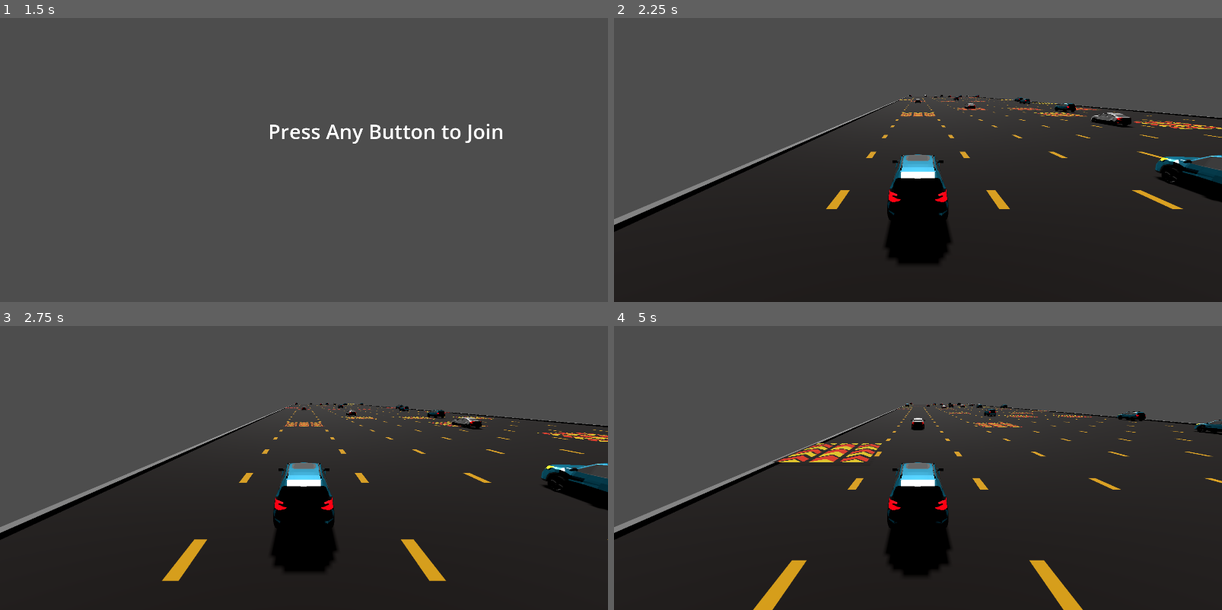
Above: before the commit, frames 1-4 (two rows, left to right).
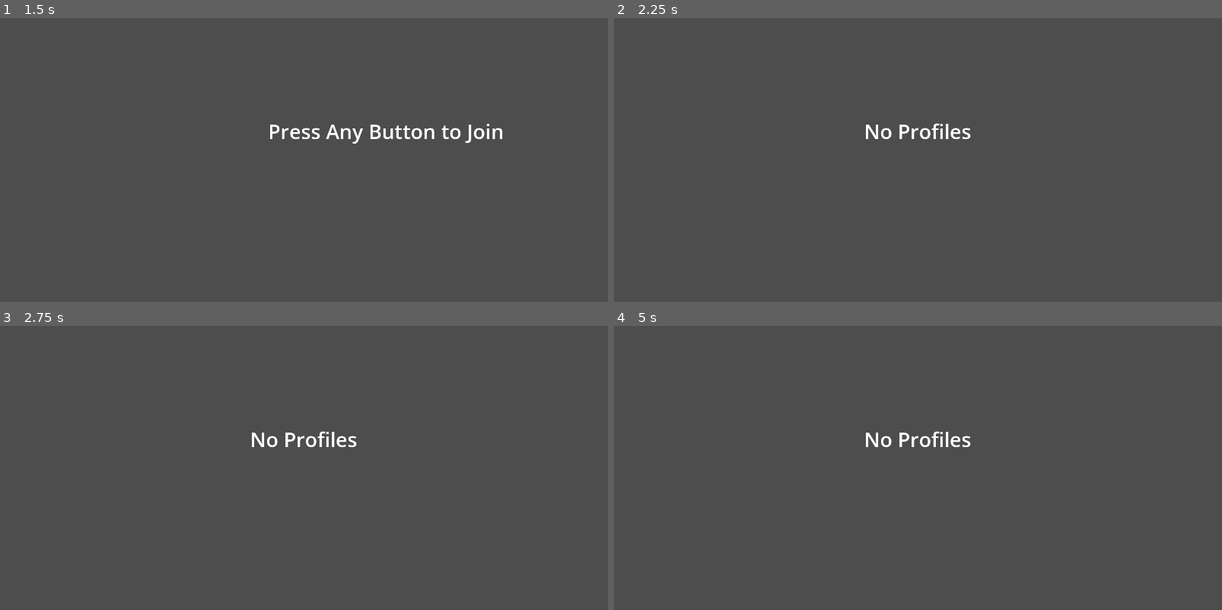
Above: after the commit, the same moments.

Repository: ethanbaedke/Race-Down-Roosevelt
Game: Godot game, scene res://game_manager.tscn
The game is run twice, just before and just after one commit, with the same random seed, the same clock (stepped at 60 frames per second) and the same inputs.
Inputs (mouse positions are in pixels of both pictures, inside the frame that each line leads up to):
- Up to frame 1 (1.5 s): click "Single Race" at 0.5 s; click "1 Player" at 1.25 s
- Up to frame 2 (2.25 s): tap Enter at 2 s; move the mouse to (1051, 114) at 2.02 s; hold D from 2.03 s (still down); tap C at 2.1 s; click (1051, 114) at 2.17 s
- Up to frame 3 (2.75 s): keep holding D
- Up to frame 4 (5 s): move the mouse to (796, 456) at 2.77 s; release D at 2.78 s; hold A 2.78-3.53 s; tap X at 2.85, 4.35 s; move the mouse to (978, 362) at 3.52 s; hold D from 3.53 s (still down); tap C at 3.6 s; move the mouse to (887, 507) at 4.27 s; click (887, 507) at 4.42 s

Frame 1 is identical in both runs. In frame 2, 58% of the frame differs, in the area x 0-100%, y 27-100%; in frame 3, 58%; in frame 4, 58%.
Error after the commit: Out of bounds get index '0' (on base: 'Array[Profile]') (res://user_controls/profile_selector.gd:154)

Commit message:
Saving profiles to machine and added profile selection to starting a race.

Diff:
--- a/race-down-roosevelt/autoloads/globals.gd
+++ b/race-down-roosevelt/autoloads/globals.gd
@@ -1,4 +1,6 @@
 extends Node
+
+const SAVE_DATA_PATH:String = "user://save_data.res"
 
 const AI_RACER_NAMES:Array[String] = [
 	"Turbo Tim",
--- a/race-down-roosevelt/game_manager.gd
+++ b/race-down-roosevelt/game_manager.gd
@@ -10,7 +10,15 @@
 
 func _ready() -> void:
 
+	# Try and load save data.
+	var save_data:SaveData = null
+	if (ResourceLoader.exists(Globals.SAVE_DATA_PATH)):
+		save_data = ResourceLoader.load(Globals.SAVE_DATA_PATH)
+	else:
+		save_data = SaveData.new()
+
 	_game_state = GameState.new()
+	_game_state.save_data = save_data
 
 	while (true):
 		# Create the menu manager.
--- a/race-down-roosevelt/game_state.gd
+++ b/race-down-roosevelt/game_state.gd
@@ -1,8 +1,9 @@
 class_name GameState extends Resource
+
+@export var save_data:SaveData = null
 
 @export var num_players:int = 0
 @export var racer_objects:Array[RacerObject] = []
 @export var include_ai_racers:bool = true
 
-@export var profiles:Array[Profile] = []
 @export var profile_to_edit:Profile = null
--- a/race-down-roosevelt/menus/edit_profile.gd
+++ b/race-down-roosevelt/menus/edit_profile.gd
@@ -82,8 +82,9 @@
 	_loaded_profile.copy_profile(_profile_copy)
 
 	# If this profile is new, it won't yet exist in our games profile list. Add it.
-	if (game_state.profiles.find(_loaded_profile) == -1):
-		game_state.profiles.append(_loaded_profile)
+	if (game_state.save_data.profiles.find(_loaded_profile) == -1):
+		game_state.save_data.profiles.append(_loaded_profile)
+		game_state.save_data.save()
 
 	_go_back()
 
--- a/race-down-roosevelt/menus/manage_profiles.gd
+++ b/race-down-roosevelt/menus/manage_profiles.gd
@@ -13,8 +13,8 @@
 
 func _update_profile_option_disabled_states() -> void:
 
-	_edit_profile_button.disabled = game_state.profiles.size() == 0
-	_delete_profile_button.disabled = game_state.profiles.size() == 0
+	_edit_profile_button.disabled = game_state.save_data.profiles.size() == 0
+	_delete_profile_button.disabled = game_state.save_data.profiles.size() == 0
 
 func _on_add_new_button_pressed() -> void:
 
@@ -32,12 +32,13 @@
 
 func _on_delete_profile_button_pressed() -> void:
 
-	var profile_ind:int = game_state.profiles.find(_profile_selector.get_selected_profile())
+	var profile_ind:int = game_state.save_data.profiles.find(_profile_selector.get_selected_profile())
 	if (profile_ind == -1):
 		RdrLogger.error(self, "Could not find profile to delete.")
 		return
-	game_state.profiles.remove_at(profile_ind)
-	_profile_selector.set_profiles(game_state.profiles)
+	game_state.save_data.profiles.remove_at(profile_ind)
+	game_state.save_data.save()
+	_profile_selector.set_profiles(game_state.save_data.profiles)
 	_update_profile_option_disabled_states()
 
 func _ready() -> void:
@@ -50,7 +51,7 @@
 	_add_new_button.pressed.connect(_on_add_new_button_pressed)
 
 	_profile_selector.profile_selected.connect(_on_profile_selector_profile_selected)
-	_profile_selector.set_profiles(game_state.profiles, game_state.profile_to_edit)
+	_profile_selector.set_profiles(game_state.save_data.profiles, game_state.profile_to_edit)
 
 	_edit_profile_button.pressed.connect(_on_edit_profile_button_pressed)
 	_delete_profile_button.pressed.connect(_on_delete_profile_button_pressed)
--- a/race-down-roosevelt/menus/menu_manager.gd
+++ b/race-down-roosevelt/menus/menu_manager.gd
@@ -153,6 +153,7 @@
 		RdrLogger.fatal(self, _setup_vehicle_selection.get_method() + " could not create the vehicle selection scene.")
 		return
 
+	_vehicle_selection.set_game_state(game_state)
 	# TODO: Make "back requested" an interface between all menus
 	_vehicle_selection.back_requested.connect(_on_vehicle_selection_back_requested)
 	_vehicle_selection.all_players_ready.connect(_on_vehicle_selection_all_players_ready)
--- a/race-down-roosevelt/menus/vehicle_selection.gd
+++ b/race-down-roosevelt/menus/vehicle_selection.gd
@@ -5,6 +5,14 @@
 signal all_players_ready(racer_objects:Array[RacerObject])
 
 @export var _panels:Array[VehicleSelectionPanel] = []
+
+var _game_state:GameState = null
+
+func set_game_state(game_state:GameState) -> void:
+
+	_game_state = game_state
+	for panel:VehicleSelectionPanel in _panels:
+		panel.game_state = game_state
 
 func _on_player_ready() -> void:
 
--- a/race-down-roosevelt/menus/vehicle_selection_panel.gd
+++ b/race-down-roosevelt/menus/vehicle_selection_panel.gd
@@ -7,6 +7,7 @@
 
 enum PanelState {
 	WAITING_FOR_DEVICE,
+	PROFILE_SELECTION,
 	VEHICLE_SELECTION,
 	READY
 }
@@ -17,9 +18,13 @@
 @onready var _vehicle_model_camera:Camera3D = $VehicleModelViewport/SubViewport/VehicleModelCamera
 
 @onready var _waiting_for_device_ui:Control = $WaitingForDevice
+@onready var _profile_selection_ui:Control = $ProfileSelection
+@onready var _profile_selector:ProfileSelector = $ProfileSelection/ProfileSelector
 @onready var _vehicle_selection_ui:Control = $VehicleSelection
 @onready var _ready_ui:Control = $Ready
 
+var game_state:GameState = null
+
 var state:PanelState = PanelState.WAITING_FOR_DEVICE
 var racer:RacerObject = RacerObject.new()
 
@@ -35,6 +40,9 @@
 
 		PanelState.WAITING_FOR_DEVICE:
 			_waiting_for_device_ui.visible = false
+
+		PanelState.PROFILE_SELECTION:
+			_profile_selection_ui.visible = false
 
 		PanelState.VEHICLE_SELECTION:
 			_vehicle_selection_ui.visible = false
@@ -51,6 +59,11 @@
 
 		PanelState.WAITING_FOR_DEVICE:
 			_waiting_for_device_ui.visible = true
+
+		PanelState.PROFILE_SELECTION:
+			_profile_selection_ui.visible = true
+			_profile_selector.set_profiles(game_state.save_data.profiles)
+			_profile_selector.grab_focus()
 
 		PanelState.VEHICLE_SELECTION:
 			_vehicle_selection_ui.visible = true
@@ -70,6 +83,15 @@
 	if (index == -2):
 		transition_state(PanelState.WAITING_FOR_DEVICE)
 	elif (previous == -2):
+		transition_state(PanelState.PROFILE_SELECTION)
+
+func set_profile(profile:Profile) -> void:
+
+	racer.profile = profile
+
+	if (profile == null):
+		transition_state(PanelState.PROFILE_SELECTION)
+	else:
 		transition_state(PanelState.VEHICLE_SELECTION)
 
 func set_chosen_vehicle(data:RacerVehicleData) -> void:
@@ -94,6 +116,15 @@
 func update_vehicle() -> void:
 	_vehicle_model_camera.position.x = 2.0 + (20.0 * _vehicle_ind)
 
+func _ready() -> void:
+
+	if (game_state == null):
+		RdrLogger.fatal(self, _ready.get_method() + " expects class to have a reference to GameState.")
+		return
+
+	_profile_selector.profile_selected.connect(func(profile:Profile) -> void:
+		set_profile(profile))
+
 var _left_joystick_active:bool = false
 var _right_joystick_active:bool = false
 func _unhandled_input(event: InputEvent) -> void:
@@ -122,6 +153,11 @@
 			PanelState.WAITING_FOR_DEVICE:
 				pass
 
+			PanelState.PROFILE_SELECTION:
+				if (event.keycode == KEY_ESCAPE):
+					set_device(-2)
+					get_viewport().set_input_as_handled()
+
 			PanelState.VEHICLE_SELECTION:
 				if (event.keycode == KEY_A || event.keycode == KEY_LEFT):
 					move_vehicle_selection_left()
@@ -130,7 +166,7 @@
 					move_vehicle_selection_right()
 					get_viewport().set_input_as_handled()
 				elif (event.keycode == KEY_ESCAPE):
-					set_device(-2)
+					set_profile(null)
 					get_viewport().set_input_as_handled()
 				elif (event.keycode == KEY_C):
 					set_chosen_vehicle(VEHICLE_DATA[_vehicle_ind])
@@ -152,6 +188,11 @@
 			PanelState.WAITING_FOR_DEVICE:
 				pass
 
+			PanelState.PROFILE_SELECTION:
+				if (event.button_index == JOY_BUTTON_B):
+					set_device(-2)
+					get_viewport().set_input_as_handled()
+
 			PanelState.VEHICLE_SELECTION:
 				if (event.button_index == JOY_BUTTON_DPAD_LEFT || event.button_index == JOY_BUTTON_LEFT_SHOULDER):
 					move_vehicle_selection_left()
@@ -160,7 +201,7 @@
 					move_vehicle_selection_right()
 					get_viewport().set_input_as_handled()
 				elif (event.button_index == JOY_BUTTON_B):
-					set_device(-2)
+					set_profile(null)
 					get_viewport().set_input_as_handled()
 				elif (event.button_index == JOY_BUTTON_A):
 					set_chosen_vehicle(VEHICLE_DATA[_vehicle_ind])
--- a/race-down-roosevelt/menus/vehicle_selection_panel.tscn
+++ b/race-down-roosevelt/menus/vehicle_selection_panel.tscn
@@ -1,6 +1,7 @@
 [gd_scene format=3 uid="uid://u34626h5i7lp"]
 
 [ext_resource type="Script" uid="uid://4oj3m5ob0bs6" path="res://menus/vehicle_selection_panel.gd" id="1_w2dh7"]
+[ext_resource type="PackedScene" uid="uid://dp7f35xelw7qo" path="res://user_controls/profile_selector.tscn" id="2_1u52o"]
 
 [sub_resource type="Environment" id="Environment_1u52o"]
 background_mode = 1
@@ -37,6 +38,18 @@
 horizontal_alignment = 1
 vertical_alignment = 1
 autowrap_mode = 2
+
+[node name="ProfileSelection" type="Control" parent="." unique_id=971849128]
+visible = false
+layout_mode = 1
+anchors_preset = 15
+anchor_right = 1.0
+anchor_bottom = 1.0
+grow_horizontal = 2
+grow_vertical = 2
+
+[node name="ProfileSelector" parent="ProfileSelection" unique_id=878384072 instance=ExtResource("2_1u52o")]
+layout_mode = 1
 
 [node name="VehicleSelection" type="Control" parent="." unique_id=2072629490]
 visible = false
--- /dev/null
+++ b/race-down-roosevelt/save_data.gd
@@ -0,0 +1,10 @@
+class_name SaveData extends Resource
+
+@export var profiles:Array[Profile] = []
+
+func save() -> void:
+
+	if (ResourceSaver.save(self, Globals.SAVE_DATA_PATH) == OK):
+		RdrLogger.log(self, "Data saved.")
+	else:
+		RdrLogger.log(self, "Data failed to save.")
Not shown, added: race-down-roosevelt/save_data.gd.uid
